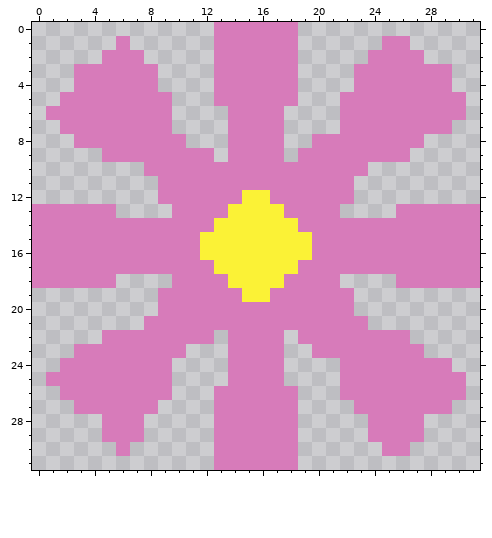
Pixel-art file: WGJ Week 53 - One Hit/Assets/Sprites/Aesprite Files/Flower_1.aseprite. The picture above was drawn from the file before the commit.
32x32 pixels, 1 frame.
New version:
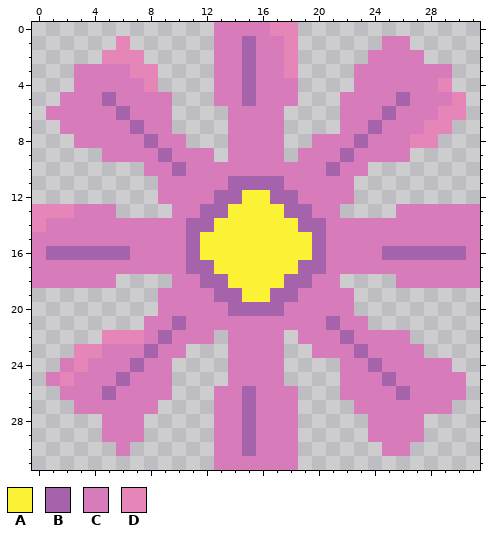
Palette (. is transparent): A #fbf236  B #a563ab  C #d77bba  D #e685b7
Change:
Layer "Layer 1":
y 0: x 17..18 CC -> DD
y 1: x 6 C -> D; x 15 C -> B; x 18 C -> D
y 2: x 5..7 CCC -> DDD; x 15 C -> B; x 18 C -> D
y 3: x 7..8 CC -> DD; x 15 C -> B; x 18 C -> D
y 4: x 8 C -> D; x 15 C -> B; x 29 C -> D
y 5: x 5 C -> B; x 15 C -> B; x 26 C -> B; x 30 C -> D
y 6: x 6 C -> B; x 25 C -> B; x 29..30 CC -> DD
y 7: x 7 C -> B; x 24 C -> B; x 28..29 CC -> DD
y 8: x 8 C -> B; x 23 C -> B; x 27..28 C. -> DD
y 9: x 9 C -> B; x 22 C -> B
y 10: x 10 C -> B; x 21 C -> B
y 11: x 14..17 CCCC -> BBBB
y 12: x 13..14 CC -> BB; x 17..18 CC -> BB
y 13: x 0..2 CCC -> DDD; x 12..13 CC -> BB; x 18..19 CC -> BB
y 14: x 0 C -> D; x 11..12 CC -> BB; x 19..20 CC -> BB
y 15: x 11 C -> B; x 20 C -> B
y 16: x 1..6 CCCCCC -> BBBBBB; x 11 C -> B; x 20 C -> B; x 25..30 CCCCCC -> BBBBBB
y 17: x 11..12 CC -> BB; x 19..20 CC -> BB
y 18: x 12..13 CC -> BB; x 18..19 CC -> BB
y 19: x 13..14 CC -> BB; x 17..18 CC -> BB
y 20: x 14..17 CCCC -> BBBB
y 21: x 10 C -> B; x 21 C -> B
y 22: x 5..7 CCC -> DDD; x 9 C -> B; x 22 C -> B
y 23: x 3..4 CC -> DD; x 8 C -> B; x 23 C -> B
y 24: x 3 C -> D; x 7 C -> B; x 24 C -> B
y 25: x 2 C -> D; x 6 C -> B; x 25 C -> B
y 26: x 5 C -> B; x 15 C -> B; x 26 C -> B
y 27..30: x 15 C -> B
